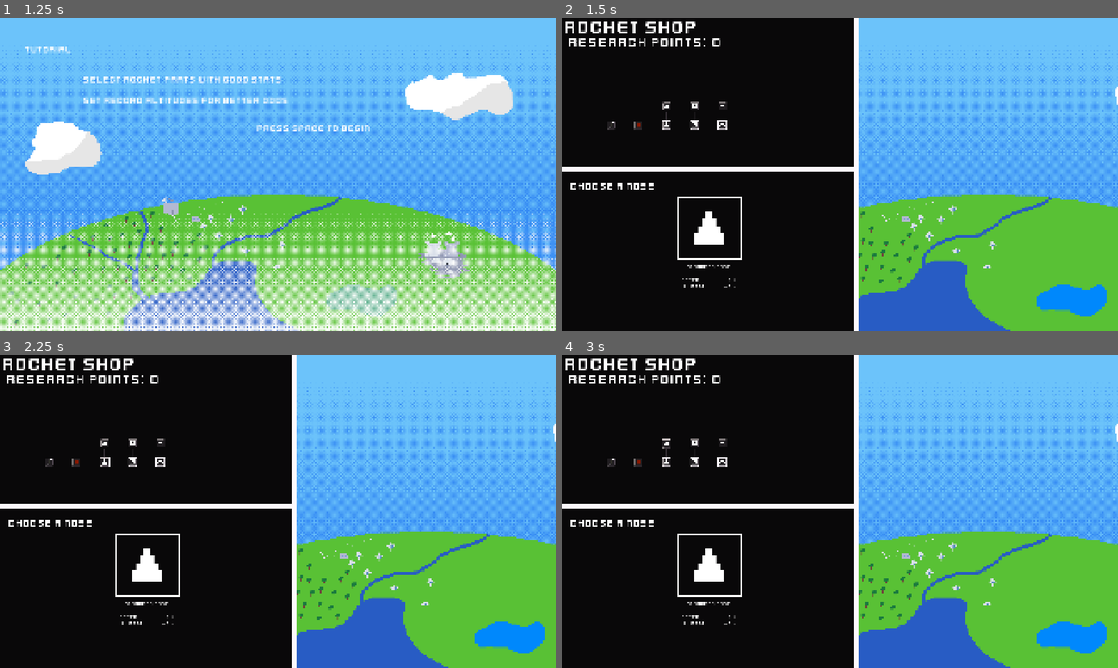
Above: before the commit, frames 1-4 (two rows, left to right).
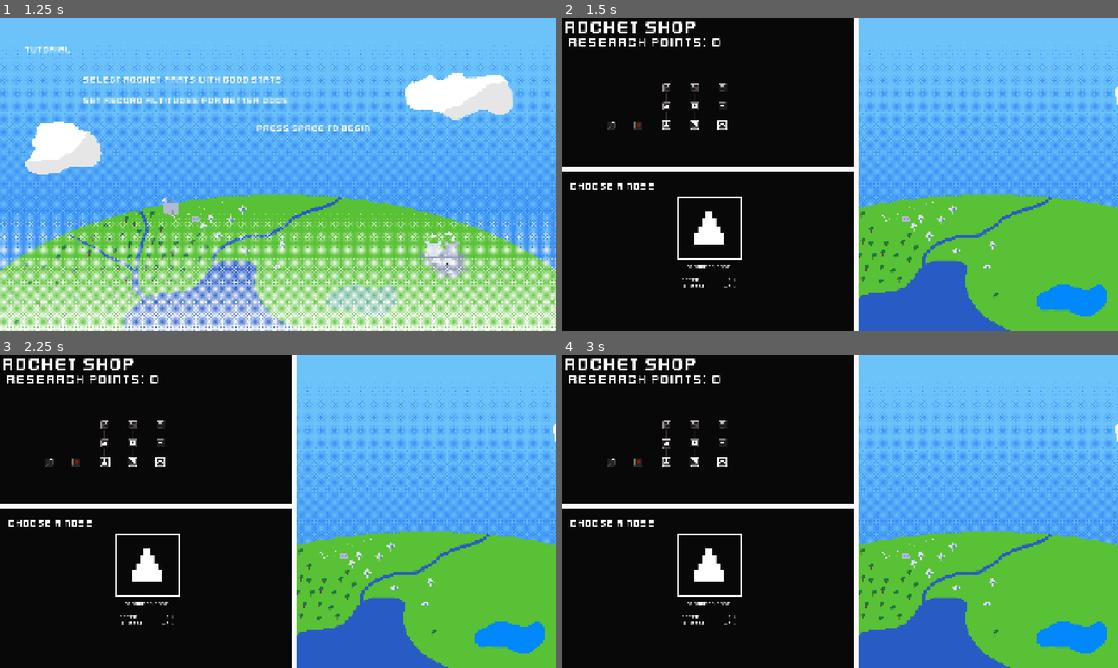
Above: after the commit, the same moments.

Repository: EvasiveAce/mo-rockets
Game: Godot game, scene res://Common/MainMenu/Scenes/MainMenu.tscn
Two runs of this game, one before a commit and one after it. Both use one fixed random seed, a clock stepped at 60 frames per second and the inputs below.
Inputs (mouse positions are in pixels of both pictures, inside the frame that each line leads up to):
- Up to frame 1 (1.25 s): tap Space at 0.5 s; move the mouse to (400, 158) at 0.52 s; hold Right (ui_right) from 0.53 s (still down); tap Enter (ui_accept) at 0.6, 0.77, 1.07 s; click (400, 158) at 0.67 s
- Up to frame 2 (1.5 s): tap Space at 1.25 s; move the mouse to (728, 190) at 1.27 s; release Right (ui_right) at 1.28 s; hold Left (ui_left) from 1.28 s (still down); tap Middle mouse button (grab_camera) at 1.35 s; click (728, 190) at 1.42 s
- Up to frame 3 (2.25 s): tap Enter (ui_accept) at 1.52, 1.55, 1.82 s; release Left (ui_left) at 2 s; click (105, 461) at 2 s
- Up to frame 4 (3 s): click (667, 442) at 2.75 s

Frame 1 is identical in both runs. In frame 2, less than 0.1% of the frame differs, in the area x 18-79%, y 20-90%; in frame 3, less than 0.1%; in frame 4, less than 0.1%.
Error in both runs: Cannot call method 'change_scene_to_file' on a null value. (res://Common/MainMenu/Scripts/MainMenu.gd:21)

Commit message:
Added screen shake on launch, added springlocked rocket

Diff:
--- a/Common/Constants/Scripts/Constants.gd
+++ b/Common/Constants/Scripts/Constants.gd
@@ -29,6 +29,11 @@
 var mk1NoseUpgrade = false
 var mk1BodyUpgrade = false
 var mk1BottomUpgrade = false
+
+# Springlocked Rocket
+var springlockedNoseUpgrade = false
+var springlockedBodyUpgrade = false
+var springlockedBottomUpgrade = false
 
 # Modifier Upgrades
 var speedTraitUpgrade
--- a/Common/ShopDetails/Scenes/ShopDetails.tscn
+++ b/Common/ShopDetails/Scenes/ShopDetails.tscn
@@ -1,14 +1,17 @@
-[gd_scene load_steps=12 format=3 uid="uid://kapeogwyt0w1"]
+[gd_scene load_steps=15 format=3 uid="uid://kapeogwyt0w1"]
 
 [ext_resource type="Script" uid="uid://cwfy3n2slrvlx" path="res://Common/ShopDetails/Scripts/ShopDetails.gd" id="1_58gqw"]
 [ext_resource type="PackedScene" uid="uid://dbddfvsqmxdtu" path="res://Rockets/BaseRocket/Scenes/BaseNoseUpgrade.tscn" id="2_ihlxu"]
 [ext_resource type="PackedScene" uid="uid://dc75u64l0hk7k" path="res://Rockets/BaseRocket/Scenes/BaseBodyUpgrade.tscn" id="3_pbujw"]
+[ext_resource type="PackedScene" uid="uid://bo0ueg00js6pl" path="res://Rockets/SpringlockedRocket/Scenes/SpringlockedNose.tscn" id="4_6oa0p"]
 [ext_resource type="PackedScene" uid="uid://beyqif2og6dnl" path="res://Rockets/Mk1Rocket/Scenes/Mk1NoseUpgrade.tscn" id="4_qdssf"]
 [ext_resource type="PackedScene" uid="uid://cr65lsu2lh4dr" path="res://Rockets/BaseRocket/Scenes/BaseBottomUpgrade.tscn" id="5_3u8n8"]
 [ext_resource type="PackedScene" uid="uid://cgc485rj72idb" path="res://Rockets/Mk1Rocket/Scenes/Mk1BodyUpgrade.tscn" id="6_xheyg"]
+[ext_resource type="PackedScene" uid="uid://bmqem4v068vvo" path="res://Rockets/SpringlockedRocket/Scenes/SpringlockedBody.tscn" id="7_ebmq1"]
 [ext_resource type="PackedScene" uid="uid://h6vvrbfnchau" path="res://Rockets/Mk1Rocket/Scenes/Mk1BottomUpgrade.tscn" id="8_djt5a"]
 [ext_resource type="PackedScene" uid="uid://bdxs7kaaura73" path="res://Upgrades/ModifierUpgrades/FuelModifierUpgrades/Scenes/FuelTraitUpgrade.tscn" id="9_dy2q4"]
 [ext_resource type="PackedScene" uid="uid://dlu753lyvtiwd" path="res://Upgrades/ModifierUpgrades/SpeedModifierUpgrades/Scenes/SpeedTraitUpgrade.tscn" id="9_t60j5"]
+[ext_resource type="PackedScene" uid="uid://ci8s2x7hcww5w" path="res://Rockets/SpringlockedRocket/Scenes/SpringlockedBottom.tscn" id="10_trvfn"]
 
 [sub_resource type="StyleBoxEmpty" id="StyleBoxEmpty_4e3od"]
 
@@ -51,6 +54,14 @@
 offset_right = 0.0
 offset_bottom = 0.0
 
+[node name="SpringlockedNose" parent="BaseNoseUpgrade/Mk1Nose" instance=ExtResource("4_6oa0p")]
+layout_mode = 1
+anchor_top = -2.0
+anchor_right = 1.0
+anchor_bottom = -1.0
+offset_right = 0.0
+offset_bottom = 0.0
+
 [node name="BaseBodyUpgrade" parent="." instance=ExtResource("3_pbujw")]
 offset_left = -128.0
 offset_top = 192.0
@@ -58,6 +69,14 @@
 offset_bottom = 256.0
 
 [node name="Mk1BodyUpgrade" parent="BaseBodyUpgrade" instance=ExtResource("6_xheyg")]
+layout_mode = 1
+anchor_top = -2.0
+anchor_right = 1.0
+anchor_bottom = -1.0
+offset_right = 0.0
+offset_bottom = 0.0
+
+[node name="SpringlockedBody" parent="BaseBodyUpgrade/Mk1BodyUpgrade" instance=ExtResource("7_ebmq1")]
 layout_mode = 1
 anchor_top = -2.0
 anchor_right = 1.0
@@ -82,6 +101,14 @@
 offset_right = 0.0
 offset_bottom = 0.0
 
+[node name="SpringlockedBottom" parent="BaseBottomUpgrade/UpgradeIcon" instance=ExtResource("10_trvfn")]
+layout_mode = 1
+anchor_top = -2.0
+anchor_right = 1.0
+anchor_bottom = -1.0
+offset_right = 0.0
+offset_bottom = 0.0
+
 [node name="SpeedTraitUpgrade" parent="." instance=ExtResource("9_t60j5")]
 offset_left = -704.0
 offset_top = 192.0
--- a/Common/World/RocketObject/Scenes/Rocket.tscn
+++ b/Common/World/RocketObject/Scenes/Rocket.tscn
@@ -1,8 +1,11 @@
-[gd_scene load_steps=8 format=3 uid="uid://ijho3gmbvbmx"]
+[gd_scene load_steps=11 format=3 uid="uid://ijho3gmbvbmx"]
 
 [ext_resource type="Script" uid="uid://dh4aah4psqov3" path="res://Common/World/RocketObject/Scripts/Rocket.gd" id="2"]
+[ext_resource type="AudioStream" uid="uid://tihhnol4duf5" path="res://Common/World/RocketObject/Sounds/RocketExplodeLowFuel.wav" id="4_o3vb1"]
 [ext_resource type="AudioStream" uid="uid://bkmjmi5godufv" path="res://Common/World/RocketObject/Sounds/Rocket.wav" id="5"]
+[ext_resource type="AudioStream" uid="uid://eh5ss2r6fpm5" path="res://Common/World/RocketObject/Sounds/RocketExplodeMediumFuel.wav" id="5_x3o3d"]
 [ext_resource type="AudioStream" uid="uid://cqi8ha02ieacf" path="res://Common/World/RocketObject/Sounds/RocketStart.wav" id="6"]
+[ext_resource type="AudioStream" uid="uid://ccqdawhlsfshp" path="res://Common/World/RocketObject/Sounds/RocketExplodeHigh.wav" id="6_xxx01"]
 
 [sub_resource type="CapsuleShape2D" id="1"]
 radius = 29.8885
@@ -101,4 +104,13 @@
 trail_section_subdivisions = 1
 process_material = SubResource("ParticleProcessMaterial_giiy7")
 
+[node name="RocketExplodeLow" type="AudioStreamPlayer" parent="."]
+stream = ExtResource("4_o3vb1")
+
+[node name="RocketExplodeMedium" type="AudioStreamPlayer" parent="."]
+stream = ExtResource("5_x3o3d")
+
+[node name="RocketExplodeHigh" type="AudioStreamPlayer" parent="."]
+stream = ExtResource("6_xxx01")
+
 [connection signal="timeout" from="RocketTimer" to="." method="_on_RocketTimer_timeout"]
--- a/Common/World/RocketObject/Scripts/Rocket.gd
+++ b/Common/World/RocketObject/Scripts/Rocket.gd
@@ -17,6 +17,8 @@
 
 
 @export var fuelToUse: float = 0.0
+var fuelToRecord: float = 0.0
+
 @export var speedToUse: float = 0.0
 
 # Called when the node enters the scene tree for the first time.
@@ -65,6 +67,7 @@
 	speedToUse = Constants.defaultSpeed + Constants.speed
 	speedToUse = snappedf(speedToUse, 0.01)
 	fuelToUse = snappedf(fuelToUse, 0.01)
+	fuelToRecord = fuelToUse
 	timer.wait_time = fuelToUse
 	Constants.speed = 0.0
 	Constants.fuel = 0.0
@@ -74,6 +77,15 @@
 	fuelToUse = 0.0
 
 func _explode():
+	if fuelToRecord > 10.0:
+		$RocketExplodeParticles.amount = 100
+		$RocketExplodeHigh.play()
+	elif fuelToRecord >= 2.5 and fuelToRecord < 10.0:
+		$RocketExplodeParticles.amount = 50
+		$RocketExplodeMedium.play()
+	else:
+		$RocketExplodeParticles.amount = 25
+		$RocketExplodeLow.play()
 	$TopSprite.visible = false
 	$BodySprite.visible = false
 	$BottomSprite.visible = false
--- a/Common/World/Scenes/World.tscn
+++ b/Common/World/Scenes/World.tscn
@@ -290,6 +290,7 @@
 [node name="World" type="Node2D"]
 script = ExtResource("1_u70lu")
 metadata/_edit_vertical_guides_ = [1024.0, 1920.0, 1024.0, 1024.0, 1024.0, 1472.0]
+metadata/_edit_horizontal_guides_ = [608.0]
 
 [node name="RocketSubview" type="SubViewportContainer" parent="."]
 offset_left = 816.0
@@ -308,7 +309,7 @@
 
 [node name="Ground" type="Sprite2D" parent="RocketSubview/SubViewport"]
 texture_filter = 1
-position = Vector2(656, 540)
+position = Vector2(656, 680)
 scale = Vector2(4, 4)
 texture = ExtResource("2")
 script = ExtResource("4_p88va")
--- a/Common/World/Scripts/World.gd
+++ b/Common/World/Scripts/World.gd
@@ -25,12 +25,26 @@
 var camera2D
 @onready var rocketAssembled = false
 
+var shake_amount = 0.0
+var shake_decay = 0.05
+
 
 # Called when the node enters the scene tree for the first time.
 func _ready() -> void:
 	SignalBus.stage_finished.connect(_stage_finished)
 
+func _screen_shake():
+	if camera2D and shake_amount > 0.0:
+		shake_amount = max(shake_amount - shake_decay, 0.0)
+		var shake_offset = Vector2(randf() - 0.5, randf() - 0.5) * shake_amount * 10.0
+		camera2D.offset = shake_offset
+	elif camera2D:
+		camera2D.offset = Vector2.ZERO
+
 func _process(_delta):
+
+	_screen_shake()
+
 	$Research/ResearchValue.text = str(Constants.research)
 
 	if Constants.automation1Upgrade and !$AutomationToggle.visible:
@@ -54,6 +68,7 @@
 		if (Input.is_action_just_released("ui_accept") and firstTime) or (Constants.automation1 and firstTime):
 			get_node("AssemblyViewport/SubViewport/LaunchDetails/Control/Press").hide()
 			rocket._blastOff()
+			shake_amount = 3.5
 			firstTime = false
 		_endGame()
 		if !endEngaged:
@@ -62,7 +77,7 @@
 				get_node("AssemblyViewport/SubViewport/LaunchDetails/Control/ResearchPointsAwarded").show()
 				get_node("AssemblyViewport/SubViewport/LaunchDetails/Control/ResearchPointsAwarded/ResearchPointValue").text = str(snapped((Constants.altitude / 100), 1))
 			if Input.is_action_just_pressed("ui_accept") or Constants.automation1:
-				Constants.research += snapped((Constants.altitude / 100), 1)
+
 				$AssemblyViewport/SubViewport.remove_child($AssemblyViewport/SubViewport/LaunchDetails)
 				endEngaged = true
 				firstTime = true
@@ -136,6 +151,7 @@
 			Constants.highestAltitude = Constants.altitude
 		endEngaged = false
 		rocket._explode()
+		Constants.research += snapped((Constants.altitude / 100), 1)
 
 
 # func _on_automation_toggle_toggled(toggled_on:bool) -> void:
--- a/Rockets/BaseRocket/Scenes/BaseBodyUpgrade.tscn
+++ b/Rockets/BaseRocket/Scenes/BaseBodyUpgrade.tscn
@@ -2,8 +2,8 @@
 
 [ext_resource type="Script" uid="uid://bjxifjhcumuw7" path="res://Rockets/BaseRocket/Scripts/BaseBodyUpgrade.gd" id="1_w6q83"]
 [ext_resource type="Resource" uid="uid://c1emig3tf2i7q" path="res://Rockets/BaseRocket/Resources/BaseBody.tres" id="2_66jt5"]
-[ext_resource type="Texture2D" uid="uid://cq0od8m17p51w" path="res://Rockets/BaseRocket/Sprites/Icons/BaseBodyIcon.png" id="2_sq71h"]
 [ext_resource type="AudioStream" uid="uid://88ryy4i3csdm" path="res://Upgrades/Sounds/UpgradeBought.wav" id="3_6dq4o"]
+[ext_resource type="Texture2D" uid="uid://dfah07ychnbjf" path="res://Rockets/BaseRocket/Sprites/Icons/BaseBodyBoughtIcon.png" id="3_66jt5"]
 
 [node name="BaseBodyUpgrade" type="Button"]
 custom_minimum_size = Vector2(64, 64)
@@ -15,13 +15,12 @@
 flat = true
 script = ExtResource("1_w6q83")
 part = ExtResource("2_66jt5")
-metadata/_custom_type_script = "uid://cullam7o7pdt2"
 
 [node name="IconSprite" type="Sprite2D" parent="."]
 texture_filter = 1
 position = Vector2(32, 32)
 scale = Vector2(4, 4)
-texture = ExtResource("2_sq71h")
+texture = ExtResource("3_66jt5")
 
 [node name="Select" type="AudioStreamPlayer" parent="."]
 stream = ExtResource("3_6dq4o")
--- a/Rockets/BaseRocket/Scenes/BaseBottomUpgrade.tscn
+++ b/Rockets/BaseRocket/Scenes/BaseBottomUpgrade.tscn
@@ -1,8 +1,8 @@
 [gd_scene load_steps=5 format=3 uid="uid://cr65lsu2lh4dr"]
 
 [ext_resource type="Script" uid="uid://b77xufs4l6ode" path="res://Rockets/BaseRocket/Scripts/BaseBottomUpgrade.gd" id="1_03f5t"]
-[ext_resource type="Texture2D" uid="uid://brei18nh6xwju" path="res://Rockets/BaseRocket/Sprites/Icons/BaseBottomIcon.png" id="2_fjatc"]
 [ext_resource type="Resource" uid="uid://0b8nih5n6jeg" path="res://Rockets/BaseRocket/Resources/BaseBottom.tres" id="2_ojb7v"]
+[ext_resource type="Texture2D" uid="uid://sgbj8tg53bt0" path="res://Rockets/BaseRocket/Sprites/Icons/BaseBottomBoughtIcon.png" id="3_fjatc"]
 [ext_resource type="AudioStream" uid="uid://88ryy4i3csdm" path="res://Upgrades/Sounds/UpgradeBought.wav" id="3_ojb7v"]
 
 [node name="BaseBottomUpgrade" type="Button"]
@@ -15,13 +15,12 @@
 flat = true
 script = ExtResource("1_03f5t")
 part = ExtResource("2_ojb7v")
-metadata/_custom_type_script = "uid://cullam7o7pdt2"
 
 [node name="IconSprite" type="Sprite2D" parent="."]
 texture_filter = 1
 position = Vector2(32, 32)
 scale = Vector2(4, 4)
-texture = ExtResource("2_fjatc")
+texture = ExtResource("3_fjatc")
 
 [node name="Select" type="AudioStreamPlayer" parent="."]
 stream = ExtResource("3_ojb7v")
--- a/Rockets/BaseRocket/Scenes/BaseNoseUpgrade.tscn
+++ b/Rockets/BaseRocket/Scenes/BaseNoseUpgrade.tscn
@@ -2,8 +2,8 @@
 
 [ext_resource type="Script" uid="uid://b0u2nb4mtk5ss" path="res://Rockets/BaseRocket/Scripts/BaseNoseUpgrade.gd" id="1_37gt3"]
 [ext_resource type="Resource" uid="uid://d3frcvnyvksk7" path="res://Rockets/BaseRocket/Resources/BaseNose.tres" id="2_v5vxj"]
-[ext_resource type="Texture2D" uid="uid://dkfsbnm28uvhc" path="res://Rockets/BaseRocket/Sprites/Icons/BaseNoseIcon.png" id="3_aw663"]
 [ext_resource type="AudioStream" uid="uid://88ryy4i3csdm" path="res://Upgrades/Sounds/UpgradeBought.wav" id="3_v5vxj"]
+[ext_resource type="Texture2D" uid="uid://ds5uiynxyl058" path="res://Rockets/BaseRocket/Sprites/Icons/BaseNoseBoughtIcon.png" id="3_wdlg4"]
 
 [sub_resource type="StyleBoxEmpty" id="StyleBoxEmpty_4e3od"]
 
@@ -23,7 +23,7 @@
 texture_filter = 1
 position = Vector2(32, 32)
 scale = Vector2(4, 4)
-texture = ExtResource("3_aw663")
+texture = ExtResource("3_wdlg4")
 
 [node name="Select" type="AudioStreamPlayer" parent="."]
 stream = ExtResource("3_v5vxj")
--- a/Rockets/Mk1Rocket/Scenes/Mk1BottomUpgrade.tscn
+++ b/Rockets/Mk1Rocket/Scenes/Mk1BottomUpgrade.tscn
@@ -5,7 +5,7 @@
 [ext_resource type="Texture2D" uid="uid://btu3s04itpw06" path="res://Rockets/Mk1Rocket/Sprites/Icons/Mk1BottomIcon.png" id="3_3l0uq"]
 [ext_resource type="AudioStream" uid="uid://88ryy4i3csdm" path="res://Upgrades/Sounds/UpgradeBought.wav" id="4_8fpda"]
 
-[node name="UpgradeIcon" type="Button"]
+[node name="Mk1BottomUpgrade" type="Button"]
 custom_minimum_size = Vector2(64, 64)
 anchors_preset = -1
 anchor_right = 0.033
@@ -15,7 +15,6 @@
 flat = true
 script = ExtResource("1_42p2t")
 part = ExtResource("2_pcggs")
-metadata/_custom_type_script = "uid://cullam7o7pdt2"
 
 [node name="IconSprite" type="Sprite2D" parent="."]
 texture_filter = 1
--- a/Rockets/Scripts/UpgradeIcon.gd
+++ b/Rockets/Scripts/UpgradeIcon.gd
@@ -8,7 +8,7 @@
 func _ready() -> void:
 	if part.boughtBool:
 		$IconSprite.texture = part.boughtSprite
-	else:
+	elif part.unlockedBool:
 		$IconSprite.texture = part.iconSprite
 
 	if get_parent() is UpgradeIcon:
@@ -27,7 +27,13 @@
 	$IconSprite.scale.y = 4
 
 func _process(_delta: float) -> void:
-	if get_parent() != null:
-		if !part.boughtBool:
-			part.unlockedBool = true
-			$IconSprite.texture = part.iconSprite
+	if get_parent() != null and get_parent() is UpgradeIcon:
+		var parent_part = get_parent().part
+		if !parent_part.boughtBool:
+			# Parent not bought, stay locked
+			return
+
+	# Parent is bought or no parent – proceed to unlock if applicable
+	if !part.boughtBool:
+		part.unlockedBool = true
+		$IconSprite.texture = part.iconSprite
--- /dev/null
+++ b/Rockets/SpringlockedRocket/Resources/SpringlockedBody.tres
@@ -0,0 +1,25 @@
+[gd_resource type="Resource" script_class="RocketPart" load_steps=5 format=3 uid="uid://b33c6ir2rndeo"]
+
+[ext_resource type="Script" uid="uid://uy4ow50n7icm" path="res://Rockets/Scripts/RocketPart.gd" id="1_r1pfg"]
+[ext_resource type="Texture2D" uid="uid://ddqw1bqhye1lk" path="res://Rockets/SpringlockedRocket/Sprites/Icons/SpringlockedBodyBoughtIcon.png" id="1_s3cnq"]
+[ext_resource type="Texture2D" uid="uid://b5vew46f4af7y" path="res://Rockets/SpringlockedRocket/Sprites/Icons/SpringlockedBodyIcon.png" id="2_m4maq"]
+[ext_resource type="Texture2D" uid="uid://bm72nubncukrt" path="res://Rockets/SpringlockedRocket/Sprites/SpringlockedBody.png" id="3_oghhs"]
+
+[resource]
+script = ExtResource("1_r1pfg")
+partType = 1
+statModifier1Name = 1
+statModifier1Amount = 0.5
+statModifier2Name = 2
+statModifier2Amount = -0.25
+partSprite = ExtResource("3_oghhs")
+constantsName = "springlockedBodyUpgrade"
+boughtBool = false
+unlockedBool = false
+upgradeName = "Springlocked Body"
+upgradeCost = 10
+upgradeDesc = "\"GET ME OUT OF HERE\""
+upgradeInfo = "+0.50 Speed\\n-0.25 Fuel"
+iconSprite = ExtResource("2_m4maq")
+boughtSprite = ExtResource("1_s3cnq")
+metadata/_custom_type_script = "uid://uy4ow50n7icm"
--- /dev/null
+++ b/Rockets/SpringlockedRocket/Resources/SpringlockedBottom.tres
@@ -0,0 +1,25 @@
+[gd_resource type="Resource" script_class="RocketPart" load_steps=5 format=3 uid="uid://3dpjpa624pe4"]
+
+[ext_resource type="Texture2D" uid="uid://l5olvsomfw2o" path="res://Rockets/SpringlockedRocket/Sprites/SpringlockedBottom.png" id="1_4gkx7"]
+[ext_resource type="Texture2D" uid="uid://bi51pgt5ri6yy" path="res://Rockets/SpringlockedRocket/Sprites/Icons/SpringlockedBottomBoughtIcon.png" id="1_7h68o"]
+[ext_resource type="Script" uid="uid://uy4ow50n7icm" path="res://Rockets/Scripts/RocketPart.gd" id="1_qqu0r"]
+[ext_resource type="Texture2D" uid="uid://d31bhl6yx7odb" path="res://Rockets/SpringlockedRocket/Sprites/Icons/SpringlockedBottomIcon.png" id="2_xfm1e"]
+
+[resource]
+script = ExtResource("1_qqu0r")
+partType = 2
+statModifier1Name = 1
+statModifier1Amount = 0.35
+statModifier2Name = 2
+statModifier2Amount = -0.15
+partSprite = ExtResource("1_4gkx7")
+constantsName = "springlockedBottomUpgrade"
+boughtBool = false
+unlockedBool = false
+upgradeName = "Springlocked Bottom"
+upgradeCost = 10
+upgradeDesc = "\"Better keep this wounded up...\""
+upgradeInfo = "+0.35 Speed\\n-0.15 Fuel"
+iconSprite = ExtResource("2_xfm1e")
+boughtSprite = ExtResource("1_7h68o")
+metadata/_custom_type_script = "uid://uy4ow50n7icm"
--- /dev/null
+++ b/Rockets/SpringlockedRocket/Resources/SpringlockedNose.tres
@@ -0,0 +1,25 @@
+[gd_resource type="Resource" script_class="RocketPart" load_steps=5 format=3 uid="uid://bb82y310ujkkx"]
+
+[ext_resource type="Texture2D" uid="uid://dwxi8gwp2ua51" path="res://Rockets/SpringlockedRocket/Sprites/SpringlockedNose.png" id="1_5im2h"]
+[ext_resource type="Texture2D" uid="uid://d4hmjxoo3u1iq" path="res://Rockets/SpringlockedRocket/Sprites/Icons/SpringlockedNoseBoughtIcon.png" id="1_yopa2"]
+[ext_resource type="Script" uid="uid://uy4ow50n7icm" path="res://Rockets/Scripts/RocketPart.gd" id="1_ysd55"]
+[ext_resource type="Texture2D" uid="uid://bx73j17rcyvlx" path="res://Rockets/SpringlockedRocket/Sprites/Icons/SpringlockedNoseIcon.png" id="2_gv6iv"]
+
+[resource]
+script = ExtResource("1_ysd55")
+partType = 0
+statModifier1Name = 1
+statModifier1Amount = 0.3
+statModifier2Name = 2
+statModifier2Amount = -0.1
+partSprite = ExtResource("1_5im2h")
+constantsName = "springlockedNoseUpgrade"
+boughtBool = false
+unlockedBool = false
+upgradeName = "Springlocked Nose"
+upgradeCost = 10
+upgradeDesc = "\"This thing is leaking\""
+upgradeInfo = "+0.3 Speed\\n-0.1 Fuel"
+iconSprite = ExtResource("2_gv6iv")
+boughtSprite = ExtResource("1_yopa2")
+metadata/_custom_type_script = "uid://uy4ow50n7icm"
--- /dev/null
+++ b/Rockets/SpringlockedRocket/Scenes/SpringlockedBody.tscn
@@ -0,0 +1,37 @@
+[gd_scene load_steps=5 format=3 uid="uid://bmqem4v068vvo"]
+
+[ext_resource type="Script" uid="uid://vu3xkd7bds1r" path="res://Rockets/SpringlockedRocket/Scripts/SpringlockedBody.gd" id="1_0h8uj"]
+[ext_resource type="Texture2D" uid="uid://bf0fujsnjsen0" path="res://Upgrades/Sprites/LockedIcon.png" id="2_0cok4"]
+[ext_resource type="Resource" uid="uid://b33c6ir2rndeo" path="res://Rockets/SpringlockedRocket/Resources/SpringlockedBody.tres" id="2_06alk"]
+[ext_resource type="AudioStream" uid="uid://88ryy4i3csdm" path="res://Upgrades/Sounds/UpgradeBought.wav" id="3_06alk"]
+
+[node name="SpringlockedBody" type="Button"]
+custom_minimum_size = Vector2(64, 64)
+anchors_preset = -1
+anchor_right = 0.033
+anchor_bottom = 0.059
+offset_right = 0.639999
+offset_bottom = 0.279995
+flat = true
+script = ExtResource("1_0h8uj")
+part = ExtResource("2_06alk")
+metadata/_custom_type_script = "uid://h6555gedi0xg"
+
+[node name="IconSprite" type="Sprite2D" parent="."]
+texture_filter = 1
+position = Vector2(32, 32)
+scale = Vector2(4, 4)
+texture = ExtResource("2_0cok4")
+
+[node name="Select" type="AudioStreamPlayer" parent="."]
+stream = ExtResource("3_06alk")
+
+[node name="Line2D" type="Line2D" parent="."]
+top_level = true
+z_index = -1
+width = 4.0
+default_color = Color(0.321569, 0.286275, 0.321569, 1)
+
+[connection signal="mouse_entered" from="." to="." method="_on_mouse_entered"]
+[connection signal="mouse_exited" from="." to="." method="_on_mouse_exited"]
+[connection signal="pressed" from="." to="." method="_on_pressed"]
--- /dev/null
+++ b/Rockets/SpringlockedRocket/Scenes/SpringlockedBottom.tscn
@@ -0,0 +1,37 @@
+[gd_scene load_steps=5 format=3 uid="uid://ci8s2x7hcww5w"]
+
+[ext_resource type="Script" uid="uid://hy7i37sftaps" path="res://Rockets/SpringlockedRocket/Scripts/SpringlockedBottom.gd" id="1_1mauf"]
+[ext_resource type="Texture2D" uid="uid://bf0fujsnjsen0" path="res://Upgrades/Sprites/LockedIcon.png" id="2_1mauf"]
+[ext_resource type="Resource" uid="uid://3dpjpa624pe4" path="res://Rockets/SpringlockedRocket/Resources/SpringlockedBottom.tres" id="2_7ijtn"]
+[ext_resource type="AudioStream" uid="uid://88ryy4i3csdm" path="res://Upgrades/Sounds/UpgradeBought.wav" id="3_7ijtn"]
+
+[node name="SpringlockedBottom" type="Button"]
+custom_minimum_size = Vector2(64, 64)
+anchors_preset = -1
+anchor_right = 0.033
+anchor_bottom = 0.059
+offset_right = -55.36
+offset_bottom = -55.72
+flat = true
+script = ExtResource("1_1mauf")
+part = ExtResource("2_7ijtn")
+metadata/_custom_type_script = "uid://h6555gedi0xg"
+
+[node name="IconSprite" type="Sprite2D" parent="."]
+texture_filter = 1
+position = Vector2(32, 32)
+scale = Vector2(4, 4)
+texture = ExtResource("2_1mauf")
+
+[node name="Select" type="AudioStreamPlayer" parent="."]
+stream = ExtResource("3_7ijtn")
+
+[node name="Line2D" type="Line2D" parent="."]
+top_level = true
+z_index = -1
+width = 4.0
+default_color = Color(0.321569, 0.286275, 0.321569, 1)
+
+[connection signal="mouse_entered" from="." to="." method="_on_mouse_entered"]
+[connection signal="mouse_exited" from="." to="." method="_on_mouse_exited"]
+[connection signal="pressed" from="." to="." method="_on_pressed"]
--- /dev/null
+++ b/Rockets/SpringlockedRocket/Scenes/SpringlockedNose.tscn
@@ -0,0 +1,37 @@
+[gd_scene load_steps=5 format=3 uid="uid://bo0ueg00js6pl"]
+
+[ext_resource type="Script" uid="uid://bwndqjg3ivvg8" path="res://Rockets/SpringlockedRocket/Scripts/SpringlockedNose.gd" id="1_ejqxy"]
+[ext_resource type="Resource" uid="uid://bb82y310ujkkx" path="res://Rockets/SpringlockedRocket/Resources/SpringlockedNose.tres" id="2_js3ao"]
+[ext_resource type="Texture2D" uid="uid://bf0fujsnjsen0" path="res://Upgrades/Sprites/LockedIcon.png" id="3_48y1t"]
+[ext_resource type="AudioStream" uid="uid://88ryy4i3csdm" path="res://Upgrades/Sounds/UpgradeBought.wav" id="3_js3ao"]
+
+[node name="SpringlockedNose" type="Button"]
+custom_minimum_size = Vector2(64, 64)
+anchors_preset = -1
+anchor_right = 0.033
+anchor_bottom = 0.059
+offset_right = 0.639999
+offset_bottom = 0.279995
+flat = true
+script = ExtResource("1_ejqxy")
+part = ExtResource("2_js3ao")
+metadata/_custom_type_script = "uid://h6555gedi0xg"
+
+[node name="IconSprite" type="Sprite2D" parent="."]
+texture_filter = 1
+position = Vector2(32, 32)
+scale = Vector2(4, 4)
+texture = ExtResource("3_48y1t")
+
+[node name="Select" type="AudioStreamPlayer" parent="."]
+stream = ExtResource("3_js3ao")
+
+[node name="Line2D" type="Line2D" parent="."]
+top_level = true
+z_index = -1
+width = 4.0
+default_color = Color(0.321569, 0.286275, 0.321569, 1)
+
+[connection signal="mouse_entered" from="." to="." method="_on_mouse_entered"]
+[connection signal="mouse_exited" from="." to="." method="_on_mouse_exited"]
+[connection signal="pressed" from="." to="." method="_on_pressed"]
--- /dev/null
+++ b/Rockets/SpringlockedRocket/Scripts/SpringlockedBody.gd
@@ -0,0 +1,11 @@
+extends UpgradeIcon
+
+func _on_pressed() -> void:
+	if Constants.research >= part.upgradeCost and part.unlockedBool and !part.boughtBool:
+		Constants.research -= part.upgradeCost
+		Constants[part.constantsName] = true
+		part.boughtBool = Constants[part.constantsName]
+		Constants.bodyParts.push_front(part)
+		$IconSprite.texture = part.boughtSprite
+		line_2D.default_color = 'fcf8fc'
+		$Select.play()
--- /dev/null
+++ b/Rockets/SpringlockedRocket/Scripts/SpringlockedBottom.gd
@@ -0,0 +1,11 @@
+extends UpgradeIcon
+
+func _on_pressed() -> void:
+	if Constants.research >= part.upgradeCost and part.unlockedBool and !part.boughtBool:
+		Constants.research -= part.upgradeCost
+		Constants[part.constantsName] = true
+		part.boughtBool = Constants[part.constantsName]
+		Constants.bottomParts.push_front(part)
+		$IconSprite.texture = part.boughtSprite
+		line_2D.default_color = 'fcf8fc'
+		$Select.play()
--- /dev/null
+++ b/Rockets/SpringlockedRocket/Scripts/SpringlockedNose.gd
@@ -0,0 +1,11 @@
+extends UpgradeIcon
+
+func _on_pressed() -> void:
+	if Constants.research >= part.upgradeCost and part.unlockedBool and !part.boughtBool:
+		Constants.research -= part.upgradeCost
+		Constants[part.constantsName] = true
+		part.boughtBool = Constants[part.constantsName]
+		Constants.noseParts.push_front(part)
+		$IconSprite.texture = part.boughtSprite
+		line_2D.default_color = 'fcf8fc'
+		$Select.play()
Binary file changed: Common/World/Ground/Sprites/GroundSprite.png
Not shown, added: Common/World/RocketObject/Sounds/RocketExplodeHigh.wav.import
Not shown, added: Common/World/RocketObject/Sounds/RocketExplodeLowFuel.wav.import
Not shown, added: Common/World/RocketObject/Sounds/RocketExplodeMediumFuel.wav.import
Binary file changed: Rockets/BaseRocket/Sprites/BaseBody.png
Binary file changed: Rockets/BaseRocket/Sprites/BaseBottom.png
Binary file changed: Rockets/BaseRocket/Sprites/Icons/BaseBodyBoughtIcon.png
Binary file changed: Rockets/BaseRocket/Sprites/Icons/BaseBodyIcon.png
Not shown, added: Rockets/SpringlockedRocket/Scripts/SpringlockedBody.gd.uid
Not shown, added: Rockets/SpringlockedRocket/Scripts/SpringlockedBottom.gd.uid
Not shown, added: Rockets/SpringlockedRocket/Scripts/SpringlockedNose.gd.uid
Binary file added: Rockets/SpringlockedRocket/Sprites/Icons/SpringlockedBodyBoughtIcon.png
(and 20 more such lines)
